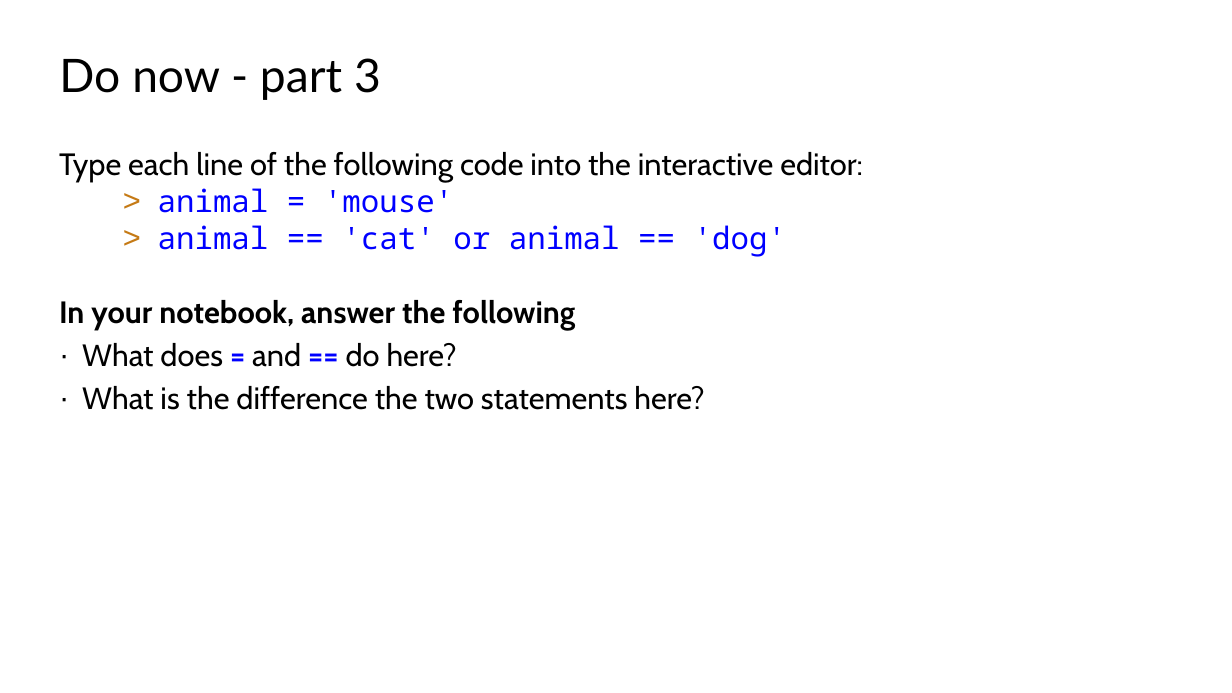
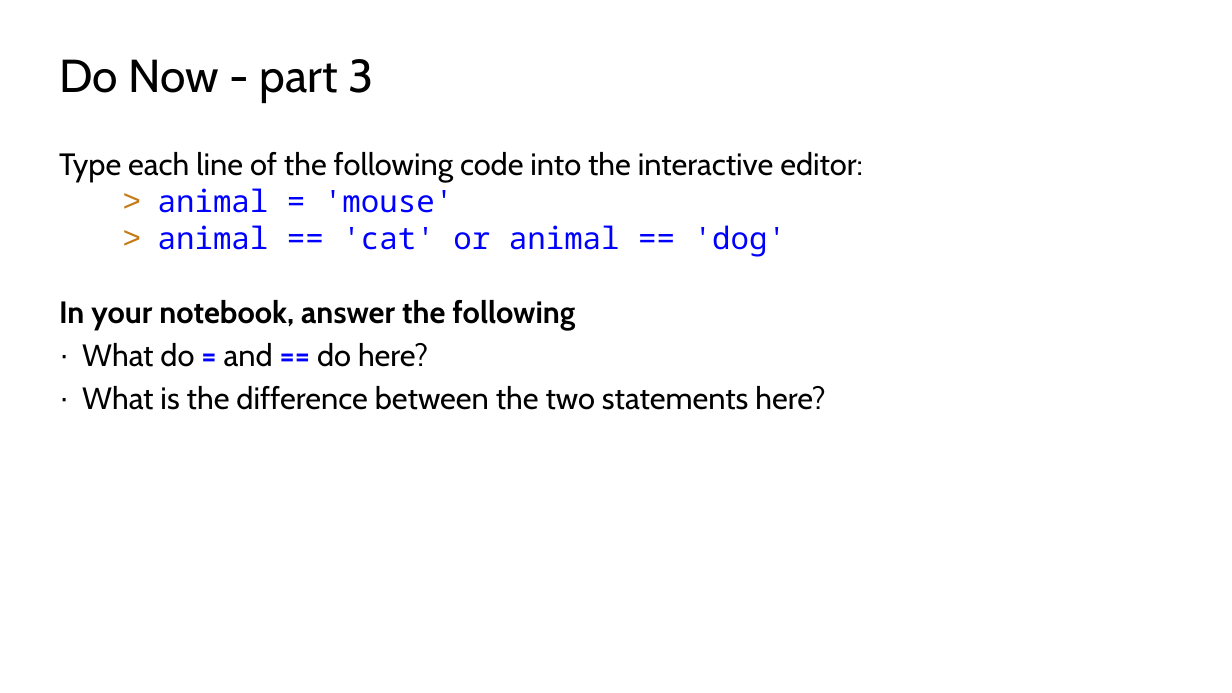
Before and after one commit to TEALSK12/2nd-semester-introduction-to-computer-science, a slide deck: slide 7 of docs/units/2_unit/slidedecks/Intro Python 2.02 TEALS.pptx. Drawn at 1232x693 pixels with LibreOffice and Linux fonts; fonts in the diff are those of the drawing; background and template pictures are left out. Boxes give left, top, right and bottom in pixels: in the first picture for what was removed or moved away, otherwise in the second. Text is boxed around its words. In the diff, an @@ line names an element or a change of style, - is before the commit and + after.

```diff
--- a/docs/units/2_unit/slidedecks/Intro Python 2.02 TEALS.pptx
+++ b/docs/units/2_unit/slidedecks/Intro Python 2.02 TEALS.pptx
@@ title at (x1=59, y1=59, x2=373, y2=103): text changed; font Lato to Cabin @@
-Do now - part 3
+Do Now - part 3
@@ text at (x1=82, y1=343, x2=825, y2=410): text changed @@
-· What does = and == do here?
-· What is the difference the two statements here?
+· What do = and == do here?
+· What is the difference between the two statements here?
```
Also in this commit, not shown: 12 other slides changed, 9 other files.
